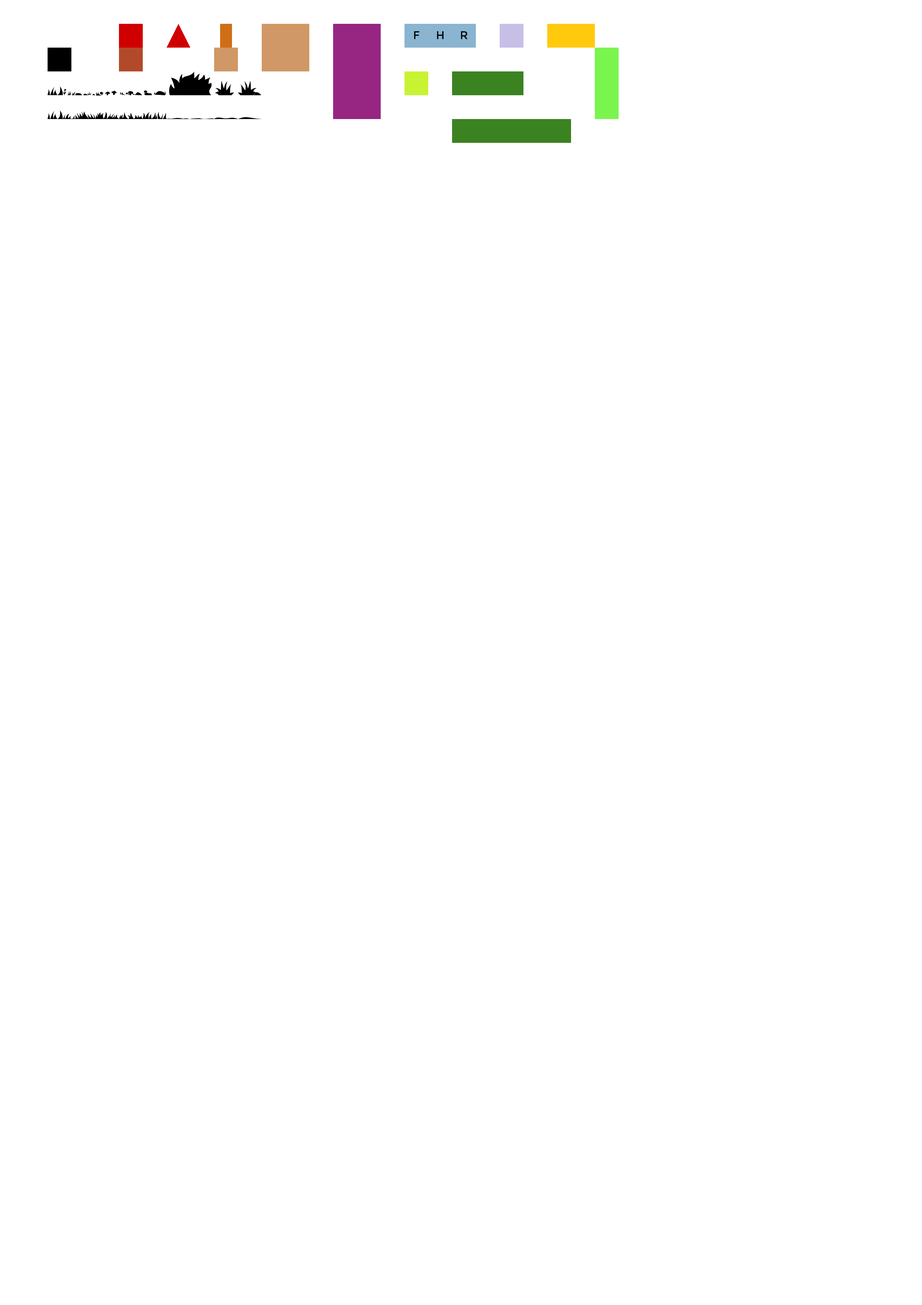
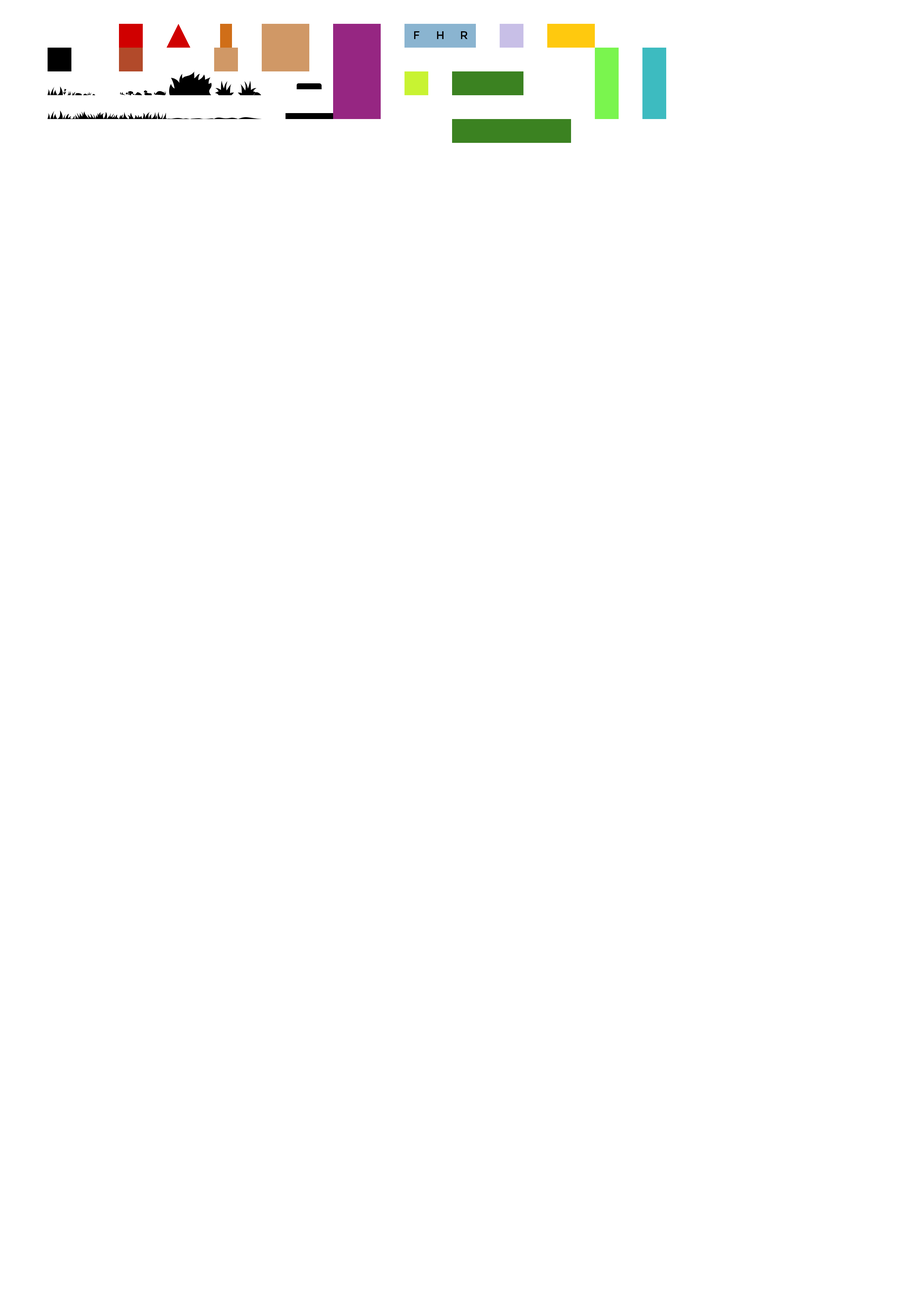
Comparing the layer stacks of the two w=922, h=1305 images. Changes:
added layer "Rectangle 8" above "R" over (x1=642, y1=47, x2=667, y2=120)
added layer "Rectangle 7" (2nd of 2) above "Rectangle 6" over (x1=296, y1=83, x2=322, y2=90)
added layer "Rectangle 6" (1st of 3) above "Rectangle 6" over (x1=285, y1=113, x2=334, y2=120)
painted on "Objet dynamique vectoriel" (7th of 19, in "Champis / rochers"), masked it over (x1=95, y1=90, x2=117, y2=96)
